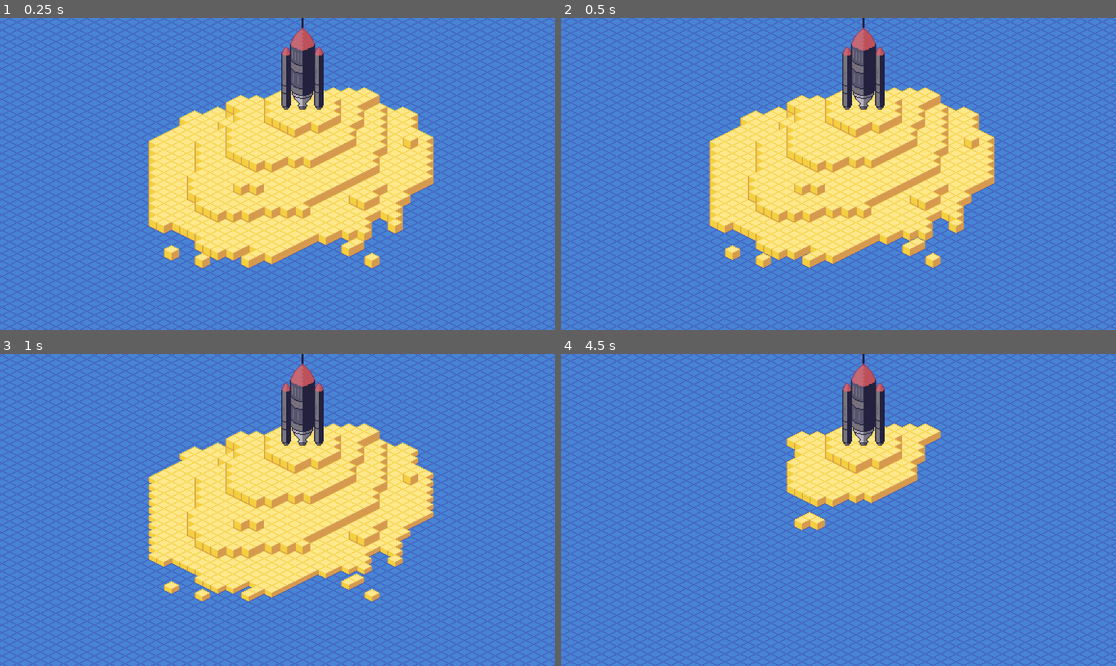
Above: before the commit, frames 1-4 (two rows, left to right).
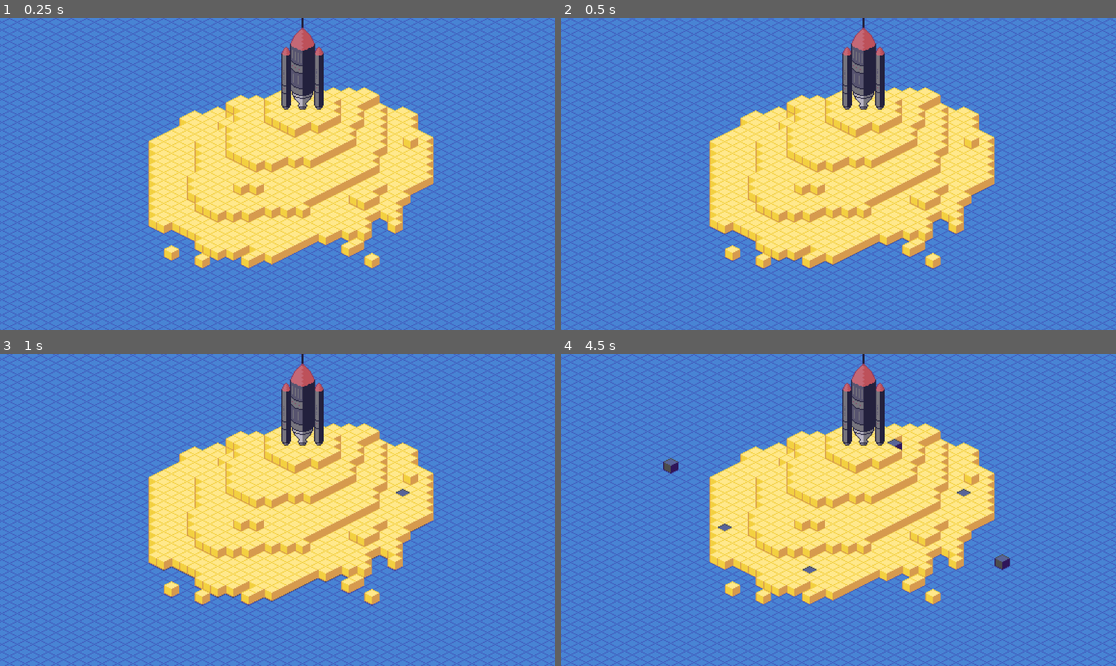
Above: after the commit, the same moments.

Repository: paul-maxime/rocket-of-sand
Game: Godot game, scene res://scenes/Island.tscn
The game is run twice, just before and just after one commit, with the same random seed, the same clock (stepped at 60 frames per second) and the same inputs.
Inputs (mouse positions are in pixels of both pictures, inside the frame that each line leads up to):
- Up to frame 1 (0.25 s): no input
- Up to frame 2 (0.5 s): no input
- Up to frame 3 (1 s): move the mouse to (399, 494) at 0.52 s; click (399, 494) at 0.67 s
- Up to frame 4 (4.5 s): move the mouse to (727, 525) at 1.27 s; click (727, 525) at 1.42 s; move the mouse to (894, 441) at 2.02 s; click (894, 441) at 2.17 s; move the mouse to (810, 572) at 2.77 s; click (810, 572) at 2.92 s; move the mouse to (1005, 556) at 3.52 s; click (1005, 556) at 3.67 s; move the mouse to (672, 463) at 4.27 s; click (672, 463) at 4.42 s

Frame 1 is identical in both runs. In frame 2, 23% of the frame differs, in the area x 0-100%, y 0-100%; in frame 3, 21%; in frame 4, 40%.

Commit message:
Place grey block on click

Diff:
--- a/materials/water.tres
+++ b/materials/water.tres
@@ -9,5 +9,5 @@
 shader_parameter/Random = true
 shader_parameter/Frequency = 30.0
 shader_parameter/Speed = 2
-shader_parameter/Vawe = true
+shader_parameter/Wave = true
 shader_parameter/Ampliture = 2
--- a/scenes/Island.tscn
+++ b/scenes/Island.tscn
@@ -6,6 +6,7 @@
 [ext_resource type="Script" path="res://scripts/Camera.gd" id="3_3o8jx"]
 [ext_resource type="Script" path="res://scripts/GameManager.gd" id="3_5rtui"]
 [ext_resource type="Texture2D" uid="uid://co1dhywe57swo" path="res://resources/rocket.png" id="4_2y4em"]
+[ext_resource type="Script" path="res://scripts/BuildingManager.gd" id="6_abe2r"]
 
 [sub_resource type="TileSetAtlasSource" id="TileSetAtlasSource_47n1r"]
 texture = ExtResource("1_n6nwv")
@@ -28,6 +29,8 @@
 3:0/0/material = ExtResource("1_14h4f")
 3:0/0/terrain_set = 0
 3:0/0/terrain = 1
+0:1/0 = 0
+0:1/0/texture_origin = Vector2i(0, 4)
 
 [sub_resource type="TileSet" id="TileSet_tvsi5"]
 tile_shape = 1
@@ -78,14 +81,18 @@
 layer_4/tile_data = PackedInt32Array()
 script = ExtResource("2_81so0")
 
+[node name="GameManager" type="Node2D" parent="."]
+script = ExtResource("3_5rtui")
+game_duration = 1000
+
+[node name="BuildingManager" type="Node2D" parent="GameManager"]
+script = ExtResource("6_abe2r")
+
 [node name="Camera2D" type="Camera2D" parent="."]
 offset = Vector2(-10, -10)
 zoom = Vector2(2, 2)
 script = ExtResource("3_3o8jx")
 
-[node name="GameManager" type="Node" parent="."]
-script = ExtResource("3_5rtui")
-
 [node name="Rocket" type="Sprite2D" parent="."]
 z_index = 10
 position = Vector2(16, -141)
--- /dev/null
+++ b/scripts/BuildingManager.gd
@@ -0,0 +1,15 @@
+extends Node2D
+
+@onready var tile_map = $'../../TileMap'
+
+func _input(event):
+	if event is InputEventMouseButton:
+			if event.is_pressed():
+				var tile_pos = tile_map.local_to_map(get_global_mouse_position())
+				print(tile_pos)
+				var hl = 0
+				for l in range(tile_map.get_layers_count() - 1):
+					var tile_data = tile_map.get_cell_tile_data(l, Vector2i(tile_pos.x, tile_pos.y + 2))
+					if tile_data != null && l > hl:
+						hl = l
+				tile_map.set_cell(hl, Vector2i(tile_pos.x, tile_pos.y + 2), 1, Vector2i(0, 1))
--- a/scripts/GameManager.gd
+++ b/scripts/GameManager.gd
@@ -1,4 +1,4 @@
-extends Node
+extends Node2D
 
 @export var game_duration = 10
 
@@ -7,7 +7,8 @@
 
 func _process(deltaTime):
 	time += deltaTime;
-	if (time >= game_duration / (water.get_layers_count() - 1)):
-		time -= game_duration / (water.get_layers_count() - 1)
+	var layerLimit = game_duration / (water.get_layers_count() - 1)
+	if (time >= layerLimit):
+		time -= layerLimit
 		water.increase_water_level()
-	water.update_water_offset(1 - time / (game_duration / (water.get_layers_count() - 1)))
+	water.update_water_offset(1 - time / layerLimit)
--- a/scripts/Water.gd
+++ b/scripts/Water.gd
@@ -4,6 +4,7 @@
 var grid = Vector2i(50, 100)
 var offset_max = 8
 var water_material
+var update_offset = true
 
 # Called when the node enters the scene tree for the first time.
 func _ready():
@@ -12,9 +13,11 @@
 	increase_water_level()
 
 func update_water_offset(percent):
-	if (water_level < get_layers_count() - 1):
+	if (update_offset):
 		percent = clamp(percent, 0, 1)
 		water_material.set_shader_parameter('Offset', floor(percent * offset_max))
+		if (water_level >= get_layers_count() - 1 && percent < 0.2):
+			update_offset = false
 
 func increase_water_level():
 	if (water_level + 1 >= get_layers_count()):
--- a/shaders/water.tres
+++ b/shaders/water.tres
@@ -73,7 +73,7 @@
 operator = 2
 
 [sub_resource type="VisualShaderNodeBooleanParameter" id="VisualShaderNodeBooleanParameter_0ntag"]
-parameter_name = "Vawe"
+parameter_name = "Wave"
 default_value_enabled = true
 default_value = true
 
@@ -113,7 +113,7 @@
 uniform bool Random = true;
 uniform float Frequency = 50;
 uniform int Speed = 2;
-uniform bool Vawe = true;
+uniform bool Wave = true;
 uniform int Ampliture = 2;
 
 
@@ -200,7 +200,7 @@
 
 
 // BooleanParameter:46
-	bool n_out46p0 = Vawe;
+	bool n_out46p0 = Wave;
 
 
 // FloatOp:34
@@ -270,7 +270,7 @@
 
 }
 "
-graph_offset = Vector2(-1199.13, 51.5366)
+graph_offset = Vector2(-1875.17, 327.006)
 mode = 1
 flags/light_only = false
 nodes/vertex/0/position = Vector2(0, 200)
Binary file changed: resources/Tileset.png
Not shown: 1 places in scenes/Island.tscn that only renumber resources
